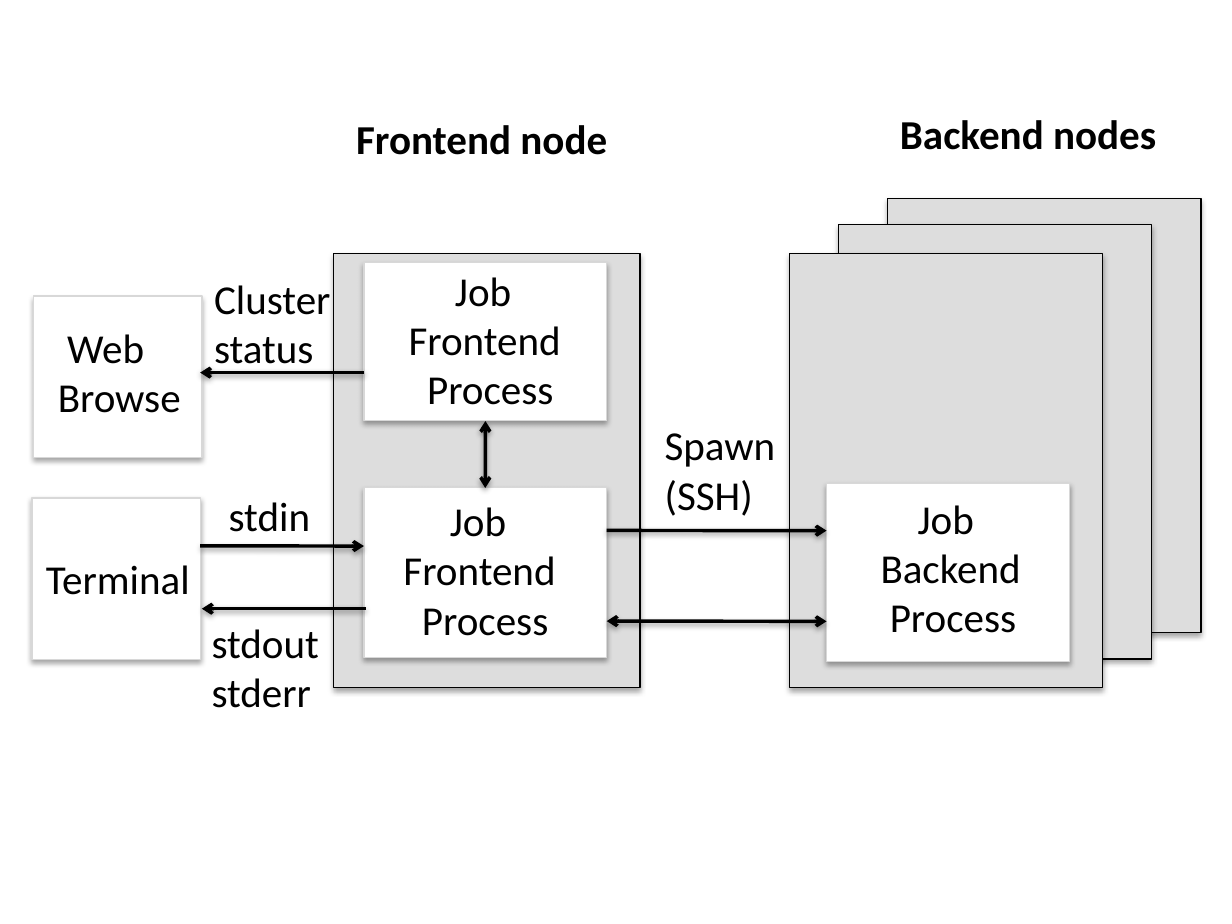
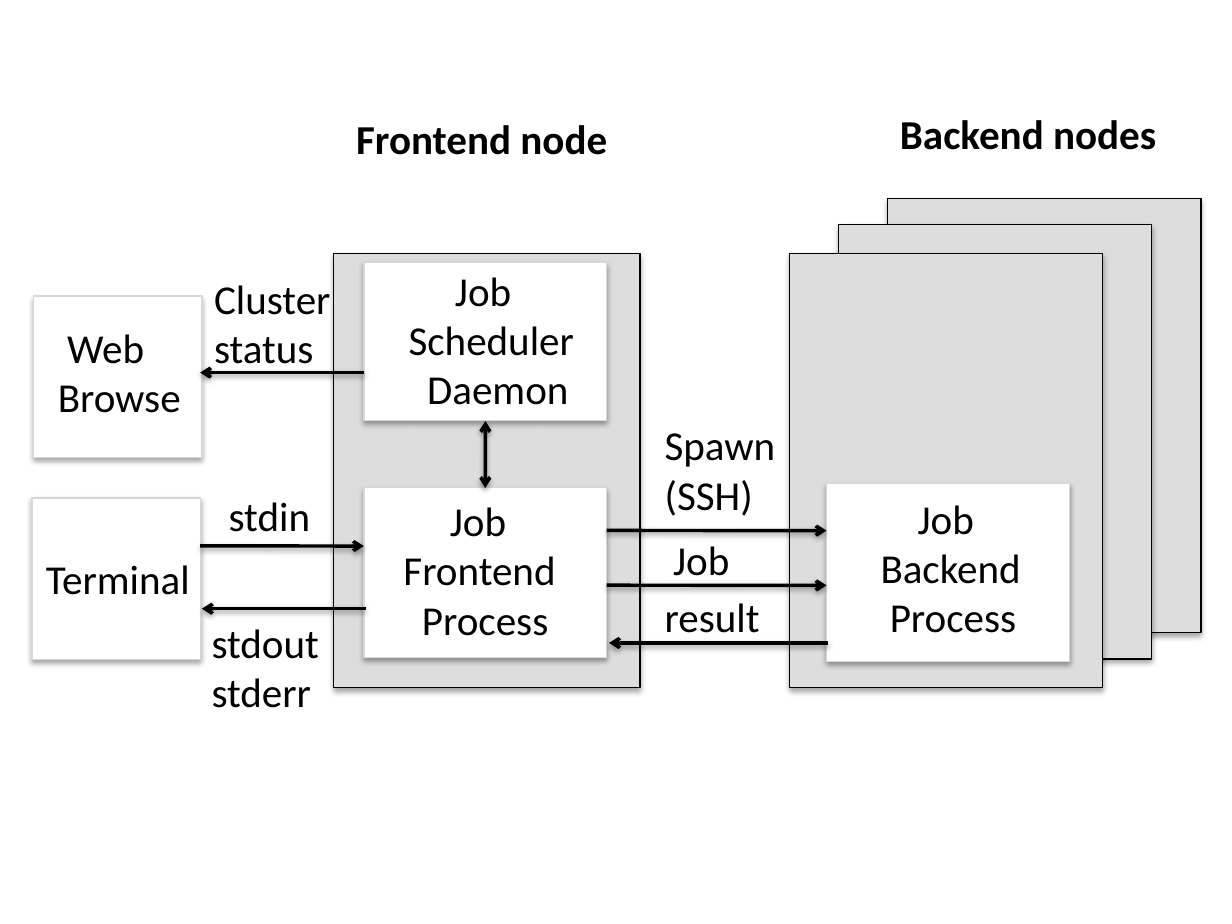
Before and after one commit to hexi111/xxh2229, a slide deck: slide 17 of latex/project-pj/figure.pptx (slide 7 before the commit). Drawn at 1232x924 pixels with LibreOffice and Linux fonts; fonts in the diff are those of the drawing. Boxes give left, top, right and bottom in pixels: in the first picture for what was removed or moved away, otherwise in the second. Text is boxed around its words. In the diff, an @@ line names an element or a change of style, - is before the commit and + after.

```diff
--- a/latex/project-pj/figure.pptx
+++ b/latex/project-pj/figure.pptx
@@ text at (409, 326, 574, 405): text changed @@
-Frontend
-Process
+Scheduler
+Daemon
@@ text added at (673, 546, 729, 585), 24 pt, text #000000 @@
+Job
@@ arrow added from (607, 585) to (827, 585), #000000 2 pt @@
@@ text added at (665, 603, 760, 642), 24 pt, text #000000 @@
+result
@@ double arrow moved from (607, 621) - (827, 621) to (828, 643) - (609, 643) @@
@@ double arrow (828, 643) - (609, 643): double arrow to arrow @@
```
Also in this commit, not shown: 19 slides added, 31 other files.
